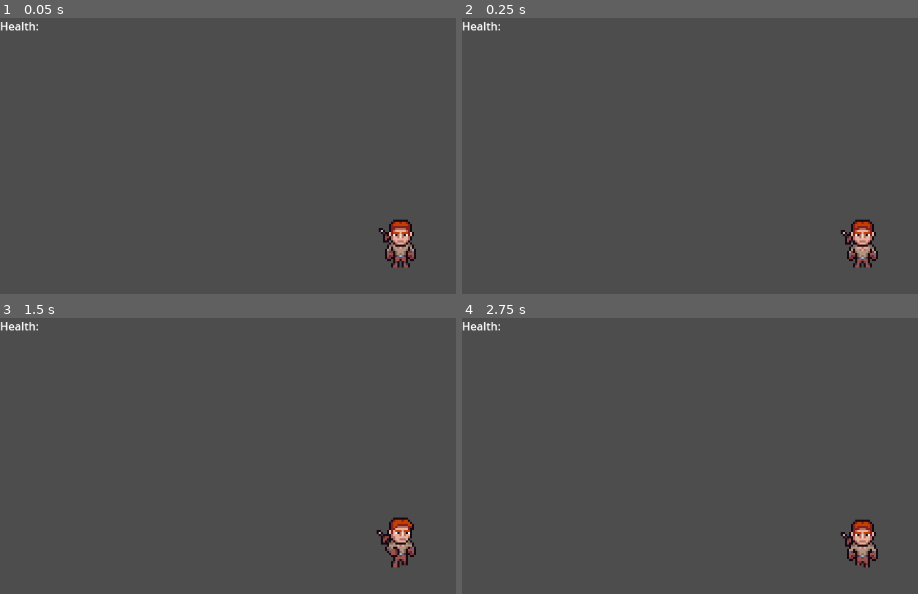
Above: before the commit, frames 1-4 (two rows, left to right).
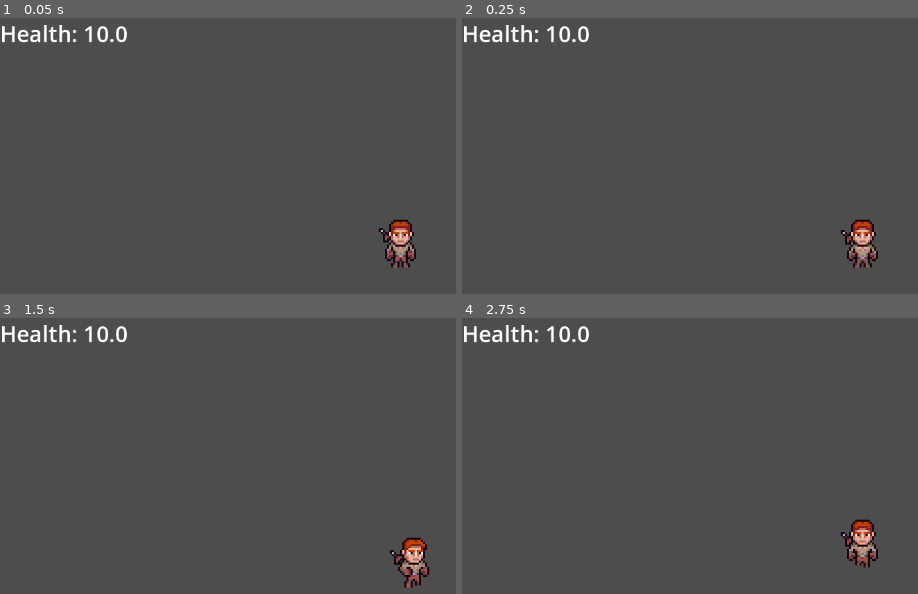
Above: after the commit, the same moments.

Repository: Lunoro/questpresso-2025
Game: Godot game, scene res://Scenes/Scene-1.tscn
Two runs of this game, one before a commit and one after it. Both use one fixed random seed, a clock stepped at 60 frames per second and the inputs below.
Inputs (mouse positions are in pixels of both pictures, inside the frame that each line leads up to):
- Up to frame 1 (0.05 s): no input
- Up to frame 2 (0.25 s): no input
- Up to frame 3 (1.5 s): move the mouse to (outside the picture) at 0.52 s; hold D (right) 0.53-1.28 s; click (outside the picture) at 0.6 s; move the mouse to (241, 563) at 1.27 s; hold S (down) from 1.28 s (still down); tap E (interact) at 1.35 s
- Up to frame 4 (2.75 s): move the mouse to (outside the picture) at 2.02 s; release S (down) at 2.03 s; hold D (right) from 2.03 s (still down); click (outside the picture) at 2.1 s

The runs differ from the first frame. In frame 1, 0.8% of the frame differs, in the area x 0-28%, y 1-10%; in frame 2, 0.8%; in frame 3, 2.4%, in the area x 0-95%, y 1-98%; in frame 4, 0.8%.
Error before the commit: Invalid access to property or key 'health' on a base object of type 'Node2D'. (res://Objects/ui.gd:7)

Commit message:
added ui functions

Diff:
--- a/Objects/ui.gd
+++ b/Objects/ui.gd
@@ -1,7 +1,7 @@
 extends CanvasLayer
 
 
-@export var player: Node
+@export var player: CharacterBody2D
 
 func _process(delta: float) -> void:
-	$Label.text = "Health: " + str(player.get_parent().health)
+	$Label.text = "Health: " + str(player.health)
--- a/Objects/ui.tscn
+++ b/Objects/ui.tscn
@@ -6,6 +6,7 @@
 script = ExtResource("1_70ld6")
 
 [node name="Label" type="Label" parent="."]
-offset_right = 40.0
-offset_bottom = 23.0
+offset_right = 317.0
+offset_bottom = 142.0
+theme_override_font_sizes/font_size = 32
 text = "Health: "
--- a/Scenes/Scene-1.tscn
+++ b/Scenes/Scene-1.tscn
@@ -171,6 +171,8 @@
 
 [node name="Camera2D" type="Camera2D" parent="Player"]
 zoom = Vector2(3, 3)
+position_smoothing_enabled = true
+rotation_smoothing_enabled = true
 
 [node name="TileMapLayer" type="TileMapLayer" parent="."]
 tile_set = SubResource("TileSet_30g14")
